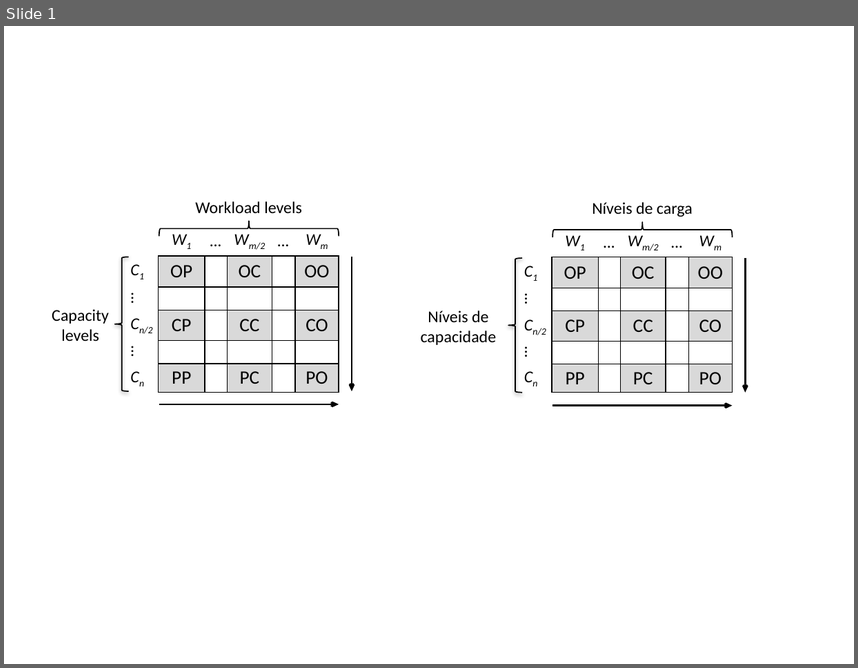
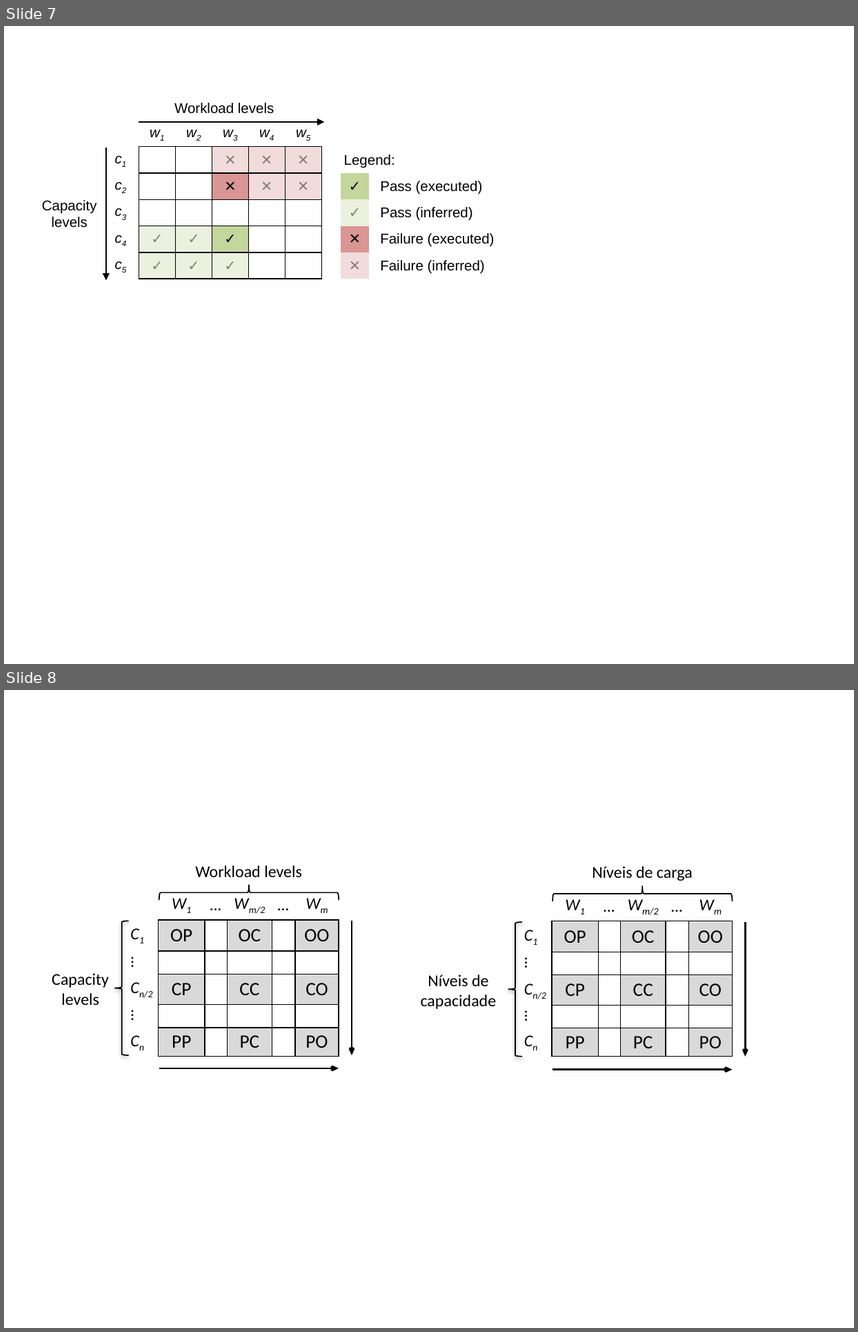
Before and after one commit to marcelocg/Dissertacao, a slide deck: Diagramas/cloud-capacitor-figuras.pptx. Shown one above the other, each under a label of ours: slide 1 before the commit, slides 7 and 8 after it. The pictures are 858x668 and 858x1332 pixels, drawn with LibreOffice and Linux fonts; fonts in the diff are those of the drawing. Boxes give left, top, right and bottom in pixels: in the first picture for what was removed or moved away, otherwise in the second. Text is boxed around its words. In the diff, an @@ line names an element or a change of style, - is before the commit and + after.

```diff
--- a/Diagramas/cloud-capacitor-figuras.pptx
+++ b/Diagramas/cloud-capacitor-figuras.pptx
@@ slide 7 added at <box>4,26,854,664</box>, background #FFFFFF @@
@@ text added at <box>174,103,274,114</box>, 12 pt, text #000000 @@
+Workload levels
@@ table added at <box>103,121,501,279</box>, 6 rows, 9 columns @@
+ | w1 | w2 | w3 | w4 | w5 |  |  | 
+c1 |  |  | ✕ | ✕ | ✕ |  | Legend: | 
+c2 |  |  | ✕ | ✕ | ✕ |  | ✓ | Pass (executed)
+c3 |  |  |  |  |  |  | ✓ | Pass (inferred)
+c4 | ✓ | ✓ | ✓ |  |  |  | ✕ | Failure (executed)
+c5 | ✓ | ✓ | ✓ |  |  |  | ✕ | Failure (inferred)
@@ arrow added from (139, 122) to (324, 122), #000000 1 pt @@
@@ arrow added from (106, 147) to (106, 280), #000000 1 pt @@
@@ text added at <box>42,200,97,227</box>, 12 pt, text #000000 @@
+Capacity levels
@@ what was slide 1 is now slide 8 @@
```
Also in this commit, not shown: 3 slides changed, 9 other slides added, 13 other files.
